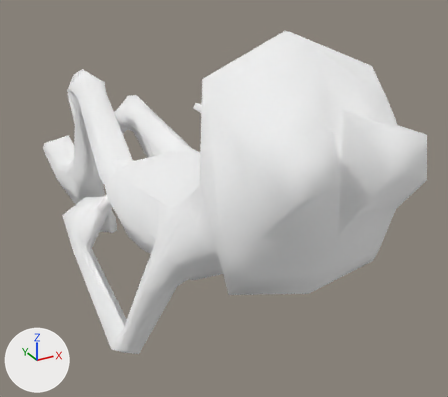
Two versions of the glTF model assets/game/s4ys.glb, one commit apart.
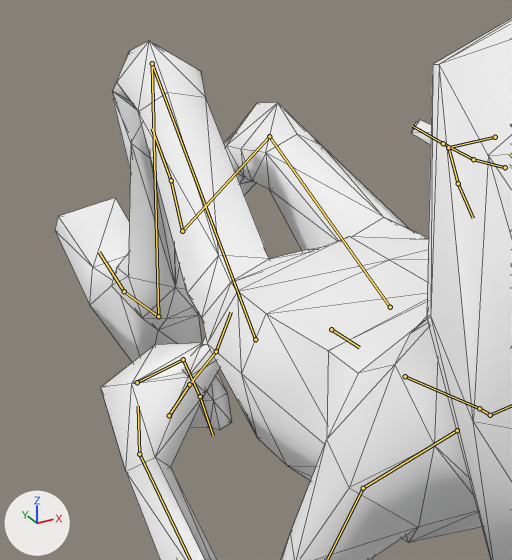
Each version appears first whole from a 50 mm camera at (-59.8, -232.6, 65.6) aimed at (14.5, -97.5, -2.0), and next in a close-up on the part from 4% to 53% of the width and 13% to 73% of the height. The axes (+X, +Y, +Z) are drawn at lower left. The lights are the same throughout. Both versions are drawn at frame 20 of the action 'running-turn-180-left'; the numbers are the values there. The bones that bend it are drawn over the model as lines in the close-ups. The close-ups show mesh edges as thin lines.

The first close-up shows 'frog-mesh'.
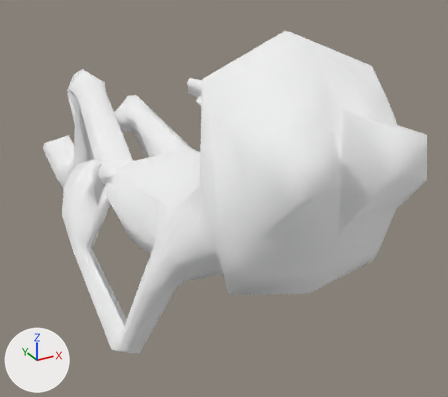
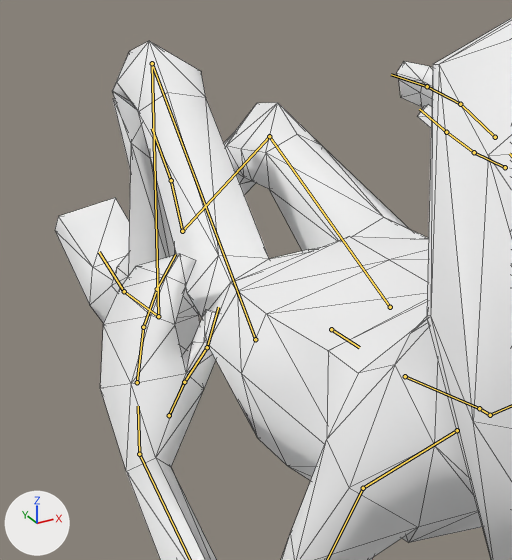
Location of each change, (x1, y1, x2, y2) in pixels of the close-ups (512 x 560 px):
'frog-mesh', posed: (55, 18, 512, 560) in both
bone 'mixamorig:LeftHandThumb1', root to tip: before (169, 415) to (189, 384); after (169, 415) to (184, 382)
bone 'mixamorig:LeftHandThumb2', root to tip: before (189, 384) to (216, 351); after (184, 382) to (207, 347)
bone 'mixamorig:LeftHandIndex1', root to tip: before (137, 382) to (183, 359); after (137, 382) to (143, 327)
bone 'mixamorig:LeftHandIndex2', root to tip: before (183, 359) to (200, 396); after (143, 327) to (157, 289)
bone 'mixamorig:RightHandThumb1', root to tip: before (505, 167) to (473, 159); after (505, 167) to (474, 152)
bone 'mixamorig:RightHandThumb2', root to tip: before (473, 159) to (443, 143); after (474, 152) to (446, 132)
bone 'mixamorig:RightHandIndex1', root to tip: before (495, 137) to (448, 147); after (495, 137) to (460, 104)
bone 'mixamorig:RightHandIndex2', root to tip: before (448, 147) to (458, 183); after (460, 104) to (427, 86)

The change, as a list of edits to the scene's bpy script:
```text
Change bone_mixamorig_lefthandthumb1:
    where bone_mixamorig_lefthandthumb1 = bpy.data.objects['frog-armature'].pose.bones['mixamorig:LeftHandThumb1']  # child of 'mixamorig:LeftHand'
    bone_mixamorig_lefthandthumb1.rotation_quaternion: (0.995, -0.071, -0.016, 0.064) -> (1.0, 0.0, 0.0, 0.0)  # degrees (-8, -1, 7) -> degrees (0, 0, 0)
Change bone_mixamorig_lefthandthumb2:
    where bone_mixamorig_lefthandthumb2 = bpy.data.objects['frog-armature'].pose.bones['mixamorig:LeftHandThumb2']  # child of 'mixamorig:LeftHandThumb1'
    bone_mixamorig_lefthandthumb2.rotation_quaternion: (0.992, 0.115, 0.009, -0.057) -> (1.0, 0.0, 0.0, 0.0)  # degrees (13, 2, -6) -> degrees (0, 0, 0)
Change bone_mixamorig_lefthandindex1:
    where bone_mixamorig_lefthandindex1 = bpy.data.objects['frog-armature'].pose.bones['mixamorig:LeftHandIndex1']  # child of 'mixamorig:LeftHand'
    bone_mixamorig_lefthandindex1.rotation_quaternion: (0.876, 0.352, -0.011, 0.329) -> (1.0, 0.0, 0.0, 0.0)  # degrees (39, -15, 36) -> degrees (0, 0, 0)
Change bone_mixamorig_lefthandindex2:
    where bone_mixamorig_lefthandindex2 = bpy.data.objects['frog-armature'].pose.bones['mixamorig:LeftHandIndex2']  # child of 'mixamorig:LeftHandIndex1'
    bone_mixamorig_lefthandindex2.rotation_quaternion: (0.793, 0.42, 0.003, 0.441) -> (1.0, 0.0, 0.0, 0.0)  # degrees (46, -21, 49) -> degrees (0, 0, 0)
Change bone_mixamorig_righthandthumb1:
    where bone_mixamorig_righthandthumb1 = bpy.data.objects['frog-armature'].pose.bones['mixamorig:RightHandThumb1']  # child of 'mixamorig:RightHand'
    bone_mixamorig_righthandthumb1.rotation_quaternion: (0.994, 0.008, 0.009, -0.111) -> (1.0, 0.0, 0.0, 0.0)  # degrees (1, 1, -13) -> degrees (0, 0, 0)
Change bone_mixamorig_righthandthumb2:
    where bone_mixamorig_righthandthumb2 = bpy.data.objects['frog-armature'].pose.bones['mixamorig:RightHandThumb2']  # child of 'mixamorig:RightHandThumb1'
    bone_mixamorig_righthandthumb2.rotation_quaternion: (0.998, 0.02, 0.002, 0.056) -> (1.0, 0.0, 0.0, 0.0)  # degrees (2, 0, 6) -> degrees (0, 0, 0)
Change bone_mixamorig_righthandindex1:
    where bone_mixamorig_righthandindex1 = bpy.data.objects['frog-armature'].pose.bones['mixamorig:RightHandIndex1']  # child of 'mixamorig:RightHand'
    bone_mixamorig_righthandindex1.rotation_quaternion: (0.878, 0.4, -0.022, -0.263) -> (1.0, 0.0, 0.0, 0.0)  # degrees (46, 10, -29) -> degrees (0, 0, 0)
Change bone_mixamorig_righthandindex2:
    where bone_mixamorig_righthandindex2 = bpy.data.objects['frog-armature'].pose.bones['mixamorig:RightHandIndex2']  # child of 'mixamorig:RightHandIndex1'
    bone_mixamorig_righthandindex2.rotation_quaternion: (0.792, 0.432, -0.033, -0.431) -> (1.0, 0.0, 0.0, 0.0)  # degrees (49, 19, -49) -> degrees (0, 0, 0)
```
